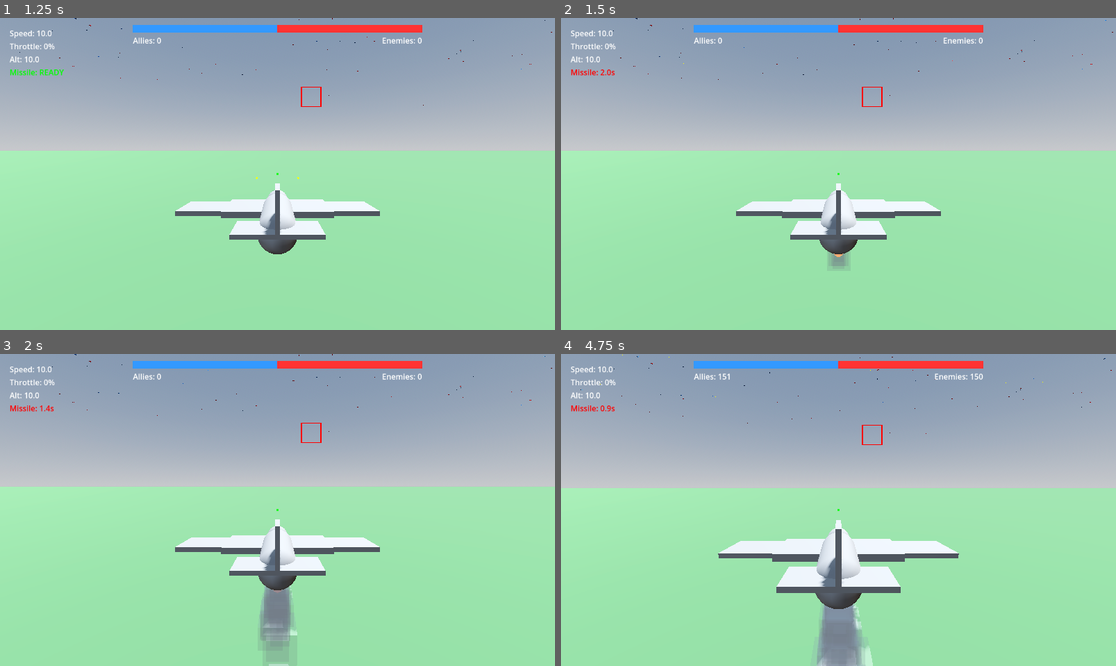
Above: before the commit, frames 1-4 (two rows, left to right).
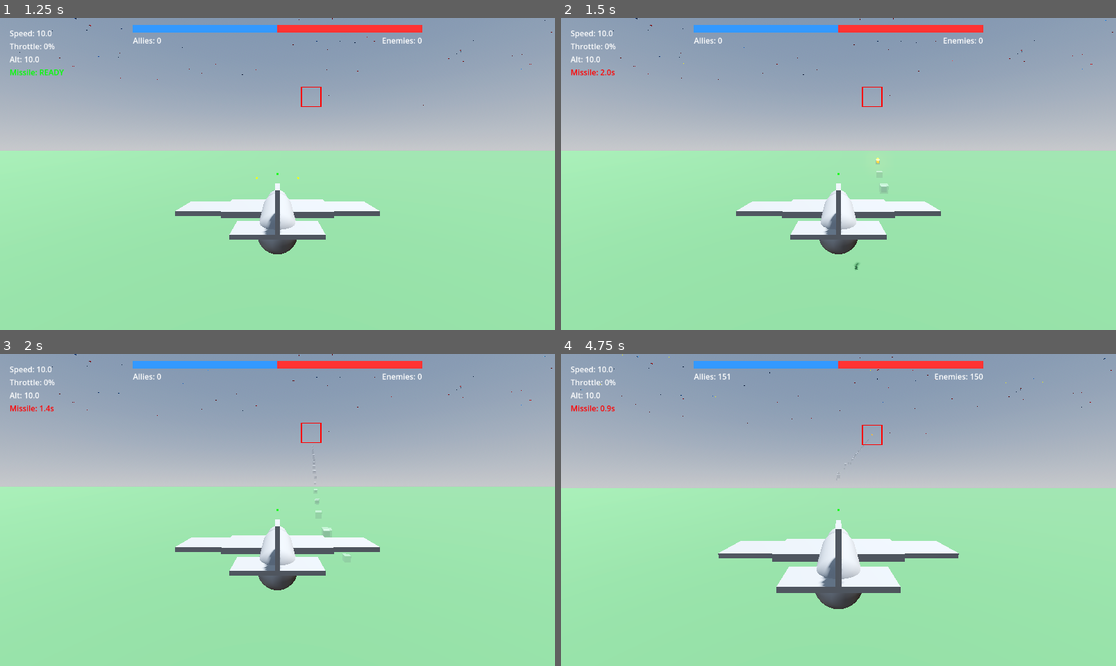
Above: after the commit, the same moments.

Repository: HDargo/flightDemo
Game: Godot game, scene res://Scenes/Levels/MainLevel.tscn
Same seed, same stepped clock (60 frames per second), same inputs: the game is played once before the commit and once after it.
Inputs (mouse positions are in pixels of both pictures, inside the frame that each line leads up to):
- Up to frame 1 (1.25 s): tap Enter at 0.5 s; move the mouse to (305, 174) at 0.52 s; hold W (flight_pitch_up) from 0.53 s (still down); hold Space (flight_fire_gun) from 0.53 s (still down); click (305, 174) at 0.67 s
- Up to frame 2 (1.5 s): keep holding W (flight_pitch_up); move the mouse to (810, 174) at 1.27 s; release Space (flight_fire_gun) at 1.28 s; tap F (flight_fire_missile) at 1.35 s
- Up to frame 3 (2 s): keep holding W (flight_pitch_up)
- Up to frame 4 (4.75 s): keep holding W (flight_pitch_up); move the mouse to (849, 503) at 2.02 s; tap V at 2.1, 4.35 s; move the mouse to (832, 516) at 2.77 s; tap Space (flight_fire_gun) at 2.85 s; click (832, 516) at 2.92 s; move the mouse to (877, 513) at 3.52 s; hold F (flight_fire_missile) 3.53-4.28 s; move the mouse to (794, 506) at 4.27 s

Frame 1 is identical in both runs. In frame 2, 0.2% of the frame differs, in the area x 48-60%, y 44-81%; in frame 3, 1.4%; in frame 4, 1.5%, in the area x 46-57%, y 25-100%.

Commit message:
미사일 발사 시스템 개선 및 발사 위치 조정 기능 추가

Diff:
--- a/Scripts/Flight/Aircraft.gd
+++ b/Scripts/Flight/Aircraft.gd
@@ -41,6 +41,7 @@
 var missile_cooldown: float = 2.0
 var locked_target: Node3D = null
 var _performance_dirty: bool = false
+var _missile_wing_toggle: bool = false  # Toggle between left and right wing
 
 # Damage System
 var parts_health = {
@@ -344,22 +345,20 @@
 
 	# Use locked target
 	if not is_instance_valid(locked_target):
-		# print("No target locked!")
 		return
 
 	last_missile_time = current_time
 
+	# Alternate wing hardpoints
+	_missile_wing_toggle = !_missile_wing_toggle
+	var wing_offset = Vector3(3.5 if _missile_wing_toggle else -3.5, -1.5, -5.0)
+
+	# Calculate spawn transform
+	var launch_transform = global_transform * Transform3D(Basis(), wing_offset)
+
+	# Spawn via manager
 	if FlightManager.instance:
-		var launch_tf = global_transform * Transform3D(Basis(), Vector3(0, -1, 0)) # Drop from belly
-		FlightManager.instance.spawn_missile(launch_tf, locked_target, current_speed + 50.0)
-		print("Missile fired at ", locked_target.name)
-	else:
-		# Fallback
-		var missile = missile_scene.instantiate()
-		missile.speed = current_speed + 50.0 # Launch with boost
-		get_parent().add_child(missile)
-		missile.global_transform = global_transform * Transform3D(Basis(), Vector3(0, -1, 0)) # Drop from belly
-		missile.target = locked_target
+		FlightManager.instance.spawn_missile(launch_transform, locked_target, self)
 		print("Missile fired at ", locked_target.name)
 
 var _target_search_timer: float = 0.0
--- a/Scripts/Flight/FlightManager.gd
+++ b/Scripts/Flight/FlightManager.gd
@@ -329,37 +329,27 @@
 	if is_instance_valid(p):
 		p.queue_free()
 
-func spawn_missile(tf: Transform3D, target: Node3D, initial_speed: float) -> void:
-	var m: Node
+func spawn_missile(tf: Transform3D, target: Node3D, shooter: Node3D) -> void:
+	var m: Missile
 	if _missile_pool.is_empty():
-		m = _missile_scene.instantiate()
-		var root = get_tree().current_scene
-		root.add_child(m)
+		m = _missile_scene.instantiate() as Missile
+		get_tree().current_scene.add_child(m)
 	else:
-		m = _missile_pool.pop_back()
+		m = _missile_pool.pop_back() as Missile
 		if not is_instance_valid(m):
-			m = _missile_scene.instantiate()
-			var root = get_tree().current_scene
-			root.add_child(m)
-
-	if m.has_method("reset"):
-		m.reset(tf, target, initial_speed)
-	else:
-		m.global_transform = tf
-		m.target = target
-		m.speed = initial_speed
-
-	if not active_missiles.has(m):
-		active_missiles.append(m)
-
-func return_missile(m: Node) -> void:
+			m = _missile_scene.instantiate() as Missile
+			get_tree().current_scene.add_child(m)
+
+	m.launch(tf, target, shooter)
+
+func return_missile(m: Missile) -> void:
 	if is_instance_valid(m):
 		m.hide()
 		m.set_physics_process(false)
+		m.set_deferred("monitoring", false)
+		m.set_deferred("monitorable", false)
 		m.global_position = Vector3(0, -1000, 0)
 		_missile_pool.append(m)
-		if active_missiles.has(m):
-			active_missiles.erase(m)
 
 func get_aircraft_data(node: Node) -> Dictionary:
 	if not is_instance_valid(node): return {}
--- a/Scripts/Flight/Missile.gd
+++ b/Scripts/Flight/Missile.gd
@@ -2,89 +2,141 @@
 
 class_name Missile
 
-@export var speed: float = 100.0
 @export var max_speed: float = 600.0
 @export var acceleration: float = 200.0
-@export var turn_speed: float = 3.0
+@export var turn_rate: float = 3.0  # Radians per second
 @export var damage: float = 50.0
 @export var lifetime: float = 10.0
-@export var explosion_radius: float = 10.0
-@export var proximity_radius: float = 5.0 # Distance to trigger proximity fuse
+@export var blast_radius: float = 15.0
+@export var prox_radius: float = 8.0  # Proximity fuse distance
+@export var arm_time: float = 0.5    # Delay before can explode (prevent self-hit)
+
+const START_SPEED: float = 100.0
 
 var explosion_scene = preload("res://Scenes/Effects/Explosion.tscn")
 
-var target: Node3D
-var velocity: Vector3 = Vector3.ZERO
+var target: Node3D = null
+var shooter: Node3D = null
+var _speed: float = START_SPEED
+var _life: float = 0.0
+var _active: bool = false
 
 func _ready() -> void:
-	# Initial setup if not pooled
-	if velocity == Vector3.ZERO:
-		velocity = -transform.basis.z * speed
+	set_physics_process(false)
+	monitoring = false
+	monitorable = false
+	hide()
 
-	_start_timer()
+func launch(spawn_pos: Transform3D, tgt: Node3D, src: Node3D) -> void:
+	global_transform = spawn_pos
+	target = tgt
+	shooter = src
+	_speed = START_SPEED
+	_life = 0.0
+	_active = true
+	monitoring = false
+	monitorable = false
+	show()
+	set_physics_process(true)
 
-func reset(tf: Transform3D, new_target: Node3D, initial_speed: float) -> void:
-	global_transform = tf
-	target = new_target
-	speed = initial_speed
-	velocity = -tf.basis.z * speed
+func _physics_process(delta: float) -> void:
+	if not _active:
+		return
 
-	# Reset physics state if needed
-	set_physics_process(true)
-	show()
+	_life += delta
 
-	_start_timer()
+	# Lifetime check
+	if _life >= lifetime:
+		explode()
+		return
 
-func _start_timer() -> void:
-	_current_life = 0.0
+	# Accelerate
+	_speed = move_toward(_speed, max_speed, acceleration * delta)
 
-var _current_life: float = 0.0
+	# Turn towards target
+	if is_instance_valid(target):
+		var to_target = target.global_position - global_position
+		var dist_sq = to_target.length_squared()
 
-func _physics_process(_delta: float) -> void:
-	# Logic moved to Compute Shader
-	pass
+		# Proximity fuse (only after armed)
+		if _life >= arm_time and dist_sq < prox_radius * prox_radius:
+			explode()
+			return
 
-func update_from_compute(tf: Transform3D, vel: Vector3, spd: float, life: float) -> void:
-	global_transform = tf
-	velocity = vel
-	speed = spd
-	_current_life = life
+		# Rotate towards target
+		var forward = -global_transform.basis.z
+		var target_dir = to_target.normalized()
+		var max_rot = turn_rate * delta
+
+		if forward.angle_to(target_dir) < max_rot:
+			# Can turn all the way
+			forward = target_dir
+		else:
+			# Slerp towards target
+			forward = forward.slerp(target_dir, min(1.0, max_rot / forward.angle_to(target_dir)))
+
+		# Update basis to face new direction
+		var right = forward.cross(Vector3.UP)
+		if right.length_squared() < 0.01:
+			right = forward.cross(Vector3.RIGHT)
+		right = right.normalized()
+		var up = right.cross(forward).normalized()
+		global_transform.basis = Basis(right, up, -forward)
+
+	# Move forward
+	global_position += -global_transform.basis.z * _speed * delta
+
+	# Enable collision after arm time
+	if _life >= arm_time and not monitoring:
+		monitoring = true
+		monitorable = true
 
 func _on_body_entered(body: Node3D) -> void:
-	if body == self: return
-	# Don't hit the shooter immediately? (Handled by collision mask usually)
+	if not _active: return
+	if body == shooter: return
+	if _life < arm_time: return
 
 	explode()
 
 func explode() -> void:
-	# Area damage - Optimized using Physics Query
+	if not _active: return
+	_active = false
+	set_physics_process(false)
+
+	# Blast damage
 	var space_state = get_world_3d().direct_space_state
 	var query = PhysicsShapeQueryParameters3D.new()
 	var shape = SphereShape3D.new()
-	shape.radius = explosion_radius
+	shape.radius = blast_radius
 	query.shape = shape
 	query.transform = global_transform
 	query.collide_with_bodies = true
 	query.collide_with_areas = false
-	# query.collision_mask = ... # Set mask if needed
 
-	var results = space_state.intersect_shape(query)
+	for r in space_state.intersect_shape(query):
+		var b = r.collider
+		if b == shooter or not b.has_method("take_damage"):
+			continue
+		var d = global_position.distance_to(b.global_position)
+		var f = 1.0 - clamp(d / blast_radius, 0.0, 1.0)
 
-	for result in results:
-		var body = result.collider
-		if is_instance_valid(body) and body.has_method("take_damage"):
-			var dist = global_position.distance_to(body.global_position)
-			# Calculate damage falloff
-			var dmg = damage * (1.0 - (dist / explosion_radius))
-			body.take_damage(dmg, body.to_local(global_position))
+		# Safe to_local conversion
+		var local_pos = global_position
+		if b is Node3D:
+			var det = b.global_transform.basis.determinant()
+			if abs(det) > 0.001:
+				local_pos = b.to_local(global_position)
+			else:
+				local_pos = global_position - b.global_position
+		b.take_damage(damage * f, local_pos)
 
-	# print("Missile Exploded!")
-
+	# Spawn explosion VFX
 	if explosion_scene:
 		var explosion = explosion_scene.instantiate()
-		get_parent().add_child(explosion)
+		get_tree().current_scene.add_child(explosion)
 		explosion.global_position = global_position
 
+	# Return to pool
 	if FlightManager.instance:
 		FlightManager.instance.return_missile(self)
 	else:
